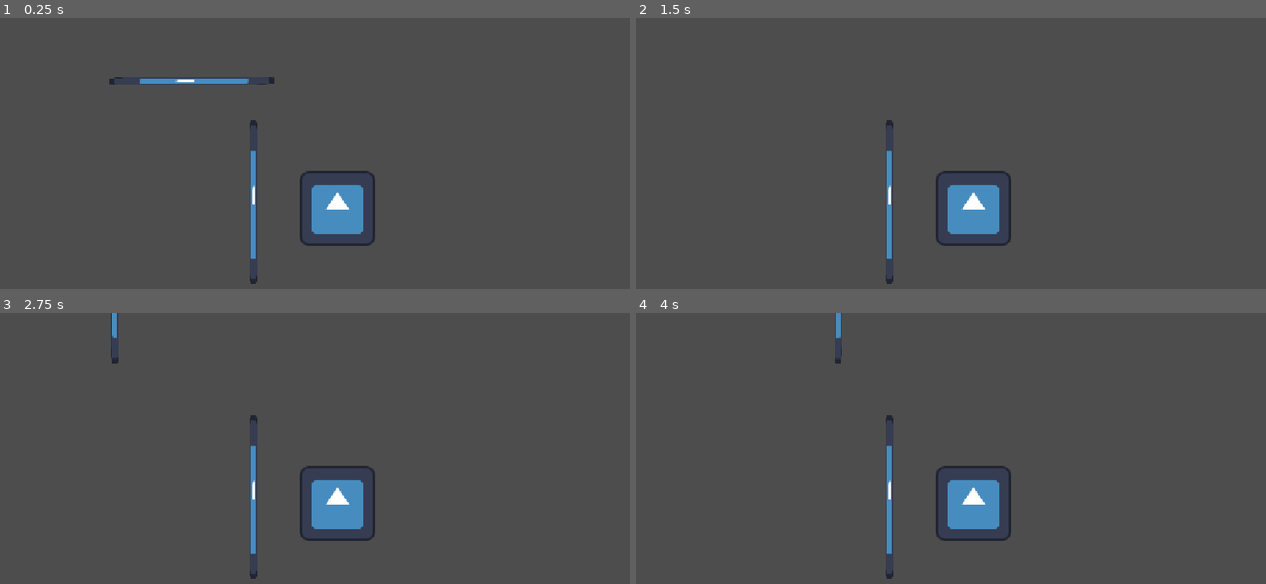
Above: before the commit, frames 1-4 (two rows, left to right).
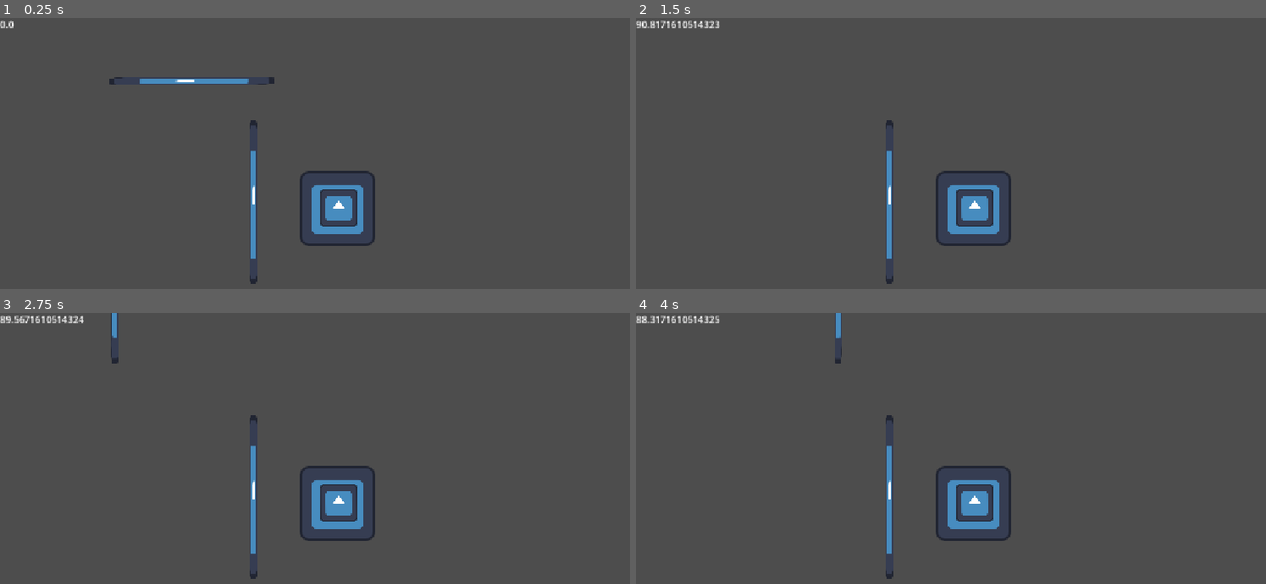
Above: after the commit, the same moments.

Repository: Chickenhatter/horizon-get-to-class
Game: Godot game, scene res://scenes/getting_to.tscn
Same seed, same stepped clock (60 frames per second), same inputs: the game is played once before the commit and once after it. The project has no main scene, so this scene is started directly. The engine's default icon, where the game draws it, is replaced by a stand-in: a white triangle on a blue panel in a dark square.
Inputs (mouse positions are in pixels of both pictures, inside the frame that each line leads up to):
- Up to frame 1 (0.25 s): no input
- Up to frame 2 (1.5 s): tap Enter at 0.5 s; move the mouse to (1121, 188) at 0.52 s; hold Right 0.53-1.28 s; tap Alt at 0.6 s; click (1121, 188) at 0.67 s; move the mouse to (837, 226) at 1.27 s; hold Down from 1.28 s (still down); tap Shift at 1.35 s
- Up to frame 3 (2.75 s): move the mouse to (409, 418) at 2.02 s; release Down at 2.03 s; hold Right from 2.03 s (still down); tap Alt at 2.1 s
- Up to frame 4 (4 s): move the mouse to (938, 578) at 2.77 s; release Right at 2.78 s; hold Up 2.78-3.53 s; tap Shift at 2.85 s; click (938, 578) at 2.92 s; move the mouse to (1177, 559) at 3.52 s; hold Left from 3.53 s (still down); tap Alt at 3.6 s

The runs differ from the first frame. In frame 1, 0.6% of the frame differs, in the area x 0-57%, y 0-77%; in frame 2, 0.8%; in frame 3, 0.8%; in frame 4, 0.8%.

Commit message:
2hr 6m adding move to diffent classes and point

Diff:
--- /dev/null
+++ b/code/camera.gd
@@ -0,0 +1,16 @@
+extends Node2D
+var follow = false
+
+# Called when the node enters the scene tree for the first time.
+func _ready() -> void:
+	await get_tree().create_timer(1.1).timeout
+	follow = true
+
+
+# Called every frame. 'delta' is the elapsed time since the previous frame.
+func _process(_delta: float) -> void:
+	$Camera2D.global_position = Global.character_position
+	$Camera2D/RichTextLabel.text = Global.timer_str
+	if follow == true:
+		$Camera2D/Sprite2D.look_at(Global.positio)
+		$Camera2D/Sprite2D.rotation_degrees += 90
--- a/code/character.gd
+++ b/code/character.gd
@@ -5,6 +5,7 @@
 const JUMP_VELOCITY = -400.0
 var direct = "none"
 func _physics_process(delta: float) -> void:
+	Global.character_position = $".".global_position
 	var movement = Vector2.ZERO
 	if Input.is_action_pressed('ui_w'):
 		movement = Vector2.UP.rotated(deg_to_rad(rotation_degrees))
--- a/code/classes_decider.gd
+++ b/code/classes_decider.gd
@@ -1,17 +1,19 @@
 extends Node2D
 var clas = 'none'
 var positio = 'none'
+var run = 10
 # Called when the node enters the scene tree for the first time.
 func _ready() -> void:
+	await get_tree().create_timer(1).timeout
 	find_new()
 
 
 # Called every frame. 'delta' is the elapsed time since the previous frame.
 func _process(delta: float) -> void:
-	pass
+	Global.timer_str = str($"../Timer".time_left)
 
 func find_new():
-	var random = randi_range(1,10)
+	var random = randi_range(1,9)
 	if random == 1:
 		clas = "eng"
 		positio = $eng.global_position
@@ -33,10 +35,24 @@
 	elif random == 7:
 		clas = "che"
 		positio = $che.global_position
-
-
+	elif random == 8:
+		clas = "bio"
+		positio = $bio.global_position
+	elif random == 9:
+		clas = "sst"
+		positio = $sst.global_position
+	Global.positio = positio
+	print(clas)
+	find_timer()
+func find_timer():
+	$"../Timer".wait_time = (positio.distance_to(Global.character_position))/run
+	$"../Timer".start()
+	run += 3
+	print(run)
 func _on_eng_body_entered(body: Node2D) -> void:
-	pass # Replace with function body.
+	if body.name == "character":
+		if clas == "eng":
+			find_new()
 
 
 func _on_eng_body_exited(body: Node2D) -> void:
@@ -44,7 +60,9 @@
 
 
 func _on_pe_body_entered(body: Node2D) -> void:
-	pass # Replace with function body.
+	if body.name == "character":
+		if clas == "pe":
+			find_new()
 
 
 func _on_pe_body_exited(body: Node2D) -> void:
@@ -52,15 +70,19 @@
 
 
 func _on_re_body_exited(body: Node2D) -> void:
-	pass # Replace with function body.
+	pass
 
 
 func _on_re_body_entered(body: Node2D) -> void:
-	pass # Replace with function body.
+	if body.name == "character":
+		if clas == "re":
+			find_new()
 
 
 func _on_mat_body_entered(body: Node2D) -> void:
-	pass # Replace with function body.
+	if body.name == "character":
+		if clas == "mat":
+			find_new()
 
 
 func _on_mat_body_exited(body: Node2D) -> void:
@@ -68,15 +90,18 @@
 
 
 func _on_csc_body_entered(body: Node2D) -> void:
-	pass # Replace with function body.
-
+	if body.name == "character":
+		if clas == "csc":
+			find_new()
 
 func _on_csc_body_exited(body: Node2D) -> void:
 	pass # Replace with function body.
 
 
 func _on_phy_body_entered(body: Node2D) -> void:
-	pass # Replace with function body.
+	if body.name == "character":
+		if clas == "phy":
+			find_new()
 
 
 func _on_phy_body_exited(body: Node2D) -> void:
@@ -84,7 +109,9 @@
 
 
 func _on_che_body_entered(body: Node2D) -> void:
-	pass # Replace with function body.
+	if body.name == "character":
+		if clas == "che":
+			find_new()
 
 
 func _on_che_body_exited(body: Node2D) -> void:
@@ -92,7 +119,9 @@
 
 
 func _on_bio_body_entered(body: Node2D) -> void:
-	pass # Replace with function body.
+	if body.name == "character":
+		if clas == "bio":
+			find_new()
 
 
 func _on_bio_body_exited(body: Node2D) -> void:
@@ -100,8 +129,9 @@
 
 
 func _on_sst_body_entered(body: Node2D) -> void:
-	pass # Replace with function body.
-
+	if body.name == "character":
+		if clas == "sst":
+			find_new()
 
 func _on_sst_body_exited(body: Node2D) -> void:
 	pass # Replace with function body.
--- /dev/null
+++ b/global/global.gd
@@ -0,0 +1,12 @@
+extends Node
+var character_position = 0
+var timer_str = 1
+var positio = 0
+# Called when the node enters the scene tree for the first time.
+func _ready() -> void:
+	pass # Replace with function body.
+
+
+# Called every frame. 'delta' is the elapsed time since the previous frame.
+func _process(delta: float) -> void:
+	pass
--- a/project.godot
+++ b/project.godot
@@ -13,6 +13,10 @@
 config/name="New Game Project"
 config/features=PackedStringArray("4.7", "Forward Plus")
 config/icon="res://icon.svg"
+
+[autoload]
+
+Global="*uid://dxc4s2cdv6hgg"
 
 [display]
 
--- a/scenes/getting_to.tscn
+++ b/scenes/getting_to.tscn
@@ -4,6 +4,7 @@
 [ext_resource type="Texture2D" uid="uid://4q335xxs2p" path="res://icon.svg" id="2_l0a5c"]
 [ext_resource type="Script" uid="uid://ddhb5d6cw035w" path="res://code/moving1.gd" id="3_4m780"]
 [ext_resource type="Script" uid="uid://c1r628slsblxt" path="res://code/classes_decider.gd" id="4_ku5y5"]
+[ext_resource type="Script" uid="uid://dc4oih1orewkw" path="res://code/camera.gd" id="5_6viju"]
 
 [sub_resource type="CircleShape2D" id="CircleShape2D_rpb1b"]
 radius = 21.0
@@ -44,23 +45,21 @@
 [node name="Sprite2D" type="Sprite2D" parent="Node2D/character" unique_id=1884422781]
 visible = false
 
-[node name="CharacterBody2D" type="CharacterBody2D" parent="Node2D/character" unique_id=1174257859]
+[node name="character" type="CharacterBody2D" parent="Node2D/character" unique_id=1174257859]
 position = Vector2(385, 507)
 platform_floor_layers = 0
 script = ExtResource("1_2gn6n")
 
-[node name="Icon" type="Sprite2D" parent="Node2D/character/CharacterBody2D" unique_id=60606033]
+[node name="Icon" type="Sprite2D" parent="Node2D/character/character" unique_id=60606033]
 position = Vector2(-2, 1)
 texture = ExtResource("2_l0a5c")
 
-[node name="CollisionShape2D" type="CollisionShape2D" parent="Node2D/character/CharacterBody2D" unique_id=782613579]
+[node name="CollisionShape2D" type="CollisionShape2D" parent="Node2D/character/character" unique_id=782613579]
 shape = SubResource("CircleShape2D_rpb1b")
 
-[node name="Sprite2D" type="Sprite2D" parent="Node2D/character/CharacterBody2D" unique_id=953257913]
+[node name="Sprite2D" type="Sprite2D" parent="Node2D/character/character" unique_id=953257913]
 
-[node name="Sprite2D2" type="Sprite2D" parent="Node2D/character/CharacterBody2D" unique_id=357097519]
-
-[node name="Camera2D" type="Camera2D" parent="Node2D/character/CharacterBody2D" unique_id=2056227625]
+[node name="Sprite2D2" type="Sprite2D" parent="Node2D/character/character" unique_id=357097519]
 
 [node name="people" type="Node2D" parent="Node2D" unique_id=1781502234]
 
@@ -104,49 +103,76 @@
 script = ExtResource("4_ku5y5")
 
 [node name="eng" type="Area2D" parent="Node2D/classes/classes" unique_id=430522881]
+position = Vector2(382, -406)
 
 [node name="CollisionShape2D" type="CollisionShape2D" parent="Node2D/classes/classes/eng" unique_id=355235066]
 shape = SubResource("RectangleShape2D_7xrwy")
 
 [node name="pe" type="Area2D" parent="Node2D/classes/classes" unique_id=1087509330]
+position = Vector2(-716, -26)
 
 [node name="CollisionShape2D" type="CollisionShape2D" parent="Node2D/classes/classes/pe" unique_id=1400206552]
 shape = SubResource("RectangleShape2D_rpb1b")
 
 [node name="re" type="Area2D" parent="Node2D/classes/classes" unique_id=2085528008]
+position = Vector2(-725, 627)
 
 [node name="CollisionShape2D" type="CollisionShape2D" parent="Node2D/classes/classes/re" unique_id=112957785]
 shape = SubResource("RectangleShape2D_5m13b")
 
 [node name="mat" type="Area2D" parent="Node2D/classes/classes" unique_id=1246068931]
+position = Vector2(-163, 1226)
 
 [node name="CollisionShape2D" type="CollisionShape2D" parent="Node2D/classes/classes/mat" unique_id=1011862154]
 shape = SubResource("RectangleShape2D_nrcul")
 
 [node name="csc" type="Area2D" parent="Node2D/classes/classes" unique_id=1723114902]
+position = Vector2(705, 1230)
 
 [node name="CollisionShape2D" type="CollisionShape2D" parent="Node2D/classes/classes/csc" unique_id=1450275505]
 shape = SubResource("RectangleShape2D_spbo0")
 
 [node name="phy" type="Area2D" parent="Node2D/classes/classes" unique_id=751494408]
+position = Vector2(1345, 688)
 
 [node name="CollisionShape2D" type="CollisionShape2D" parent="Node2D/classes/classes/phy" unique_id=1028511211]
 shape = SubResource("RectangleShape2D_plfo2")
 
 [node name="che" type="Area2D" parent="Node2D/classes/classes" unique_id=296019465]
+position = Vector2(1289, 46)
 
 [node name="CollisionShape2D" type="CollisionShape2D" parent="Node2D/classes/classes/che" unique_id=218601183]
 shape = SubResource("RectangleShape2D_a2ynx")
 
 [node name="bio" type="Area2D" parent="Node2D/classes/classes" unique_id=1453405495]
+position = Vector2(-241, -345)
 
 [node name="CollisionShape2D" type="CollisionShape2D" parent="Node2D/classes/classes/bio" unique_id=1294642238]
 shape = SubResource("RectangleShape2D_blw3f")
 
 [node name="sst" type="Area2D" parent="Node2D/classes/classes" unique_id=1919967737]
+position = Vector2(907, -269)
 
 [node name="CollisionShape2D" type="CollisionShape2D" parent="Node2D/classes/classes/sst" unique_id=1594474206]
 shape = SubResource("RectangleShape2D_7g8u7")
+
+[node name="Timer" type="Timer" parent="Node2D/classes" unique_id=81050718]
+
+[node name="camera" type="Node2D" parent="Node2D" unique_id=1127136223]
+script = ExtResource("5_6viju")
+
+[node name="Camera2D" type="Camera2D" parent="Node2D/camera" unique_id=2056227625]
+position = Vector2(385, 507)
+
+[node name="RichTextLabel" type="RichTextLabel" parent="Node2D/camera/Camera2D" unique_id=1324671600]
+offset_left = -576.0
+offset_top = -325.0
+offset_right = -69.0
+offset_bottom = -56.0
+
+[node name="Sprite2D" type="Sprite2D" parent="Node2D/camera/Camera2D" unique_id=1951960244]
+scale = Vector2(0.5, 0.5)
+texture = ExtResource("2_l0a5c")
 
 [connection signal="body_entered" from="Node2D/classes/classes/eng" to="Node2D/classes/classes" method="_on_eng_body_entered"]
 [connection signal="body_exited" from="Node2D/classes/classes/eng" to="Node2D/classes/classes" method="_on_eng_body_exited"]
Not shown, added: code/camera.gd.uid
Not shown, added: global/global.gd.uid
